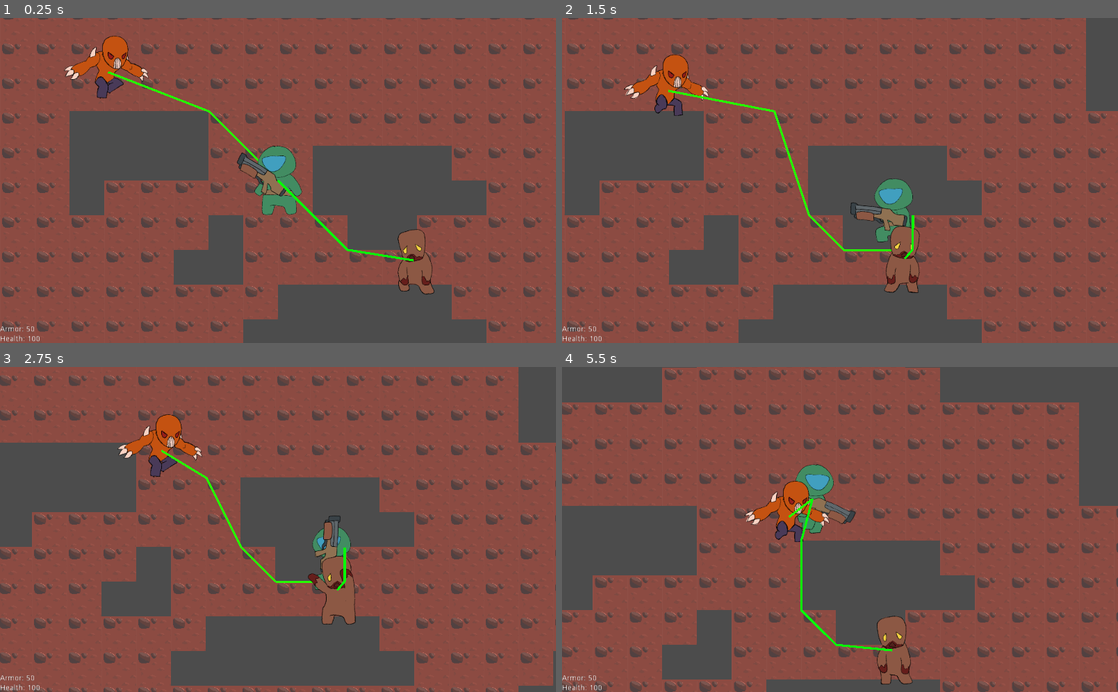
Above: before the commit, frames 1-4 (two rows, left to right).
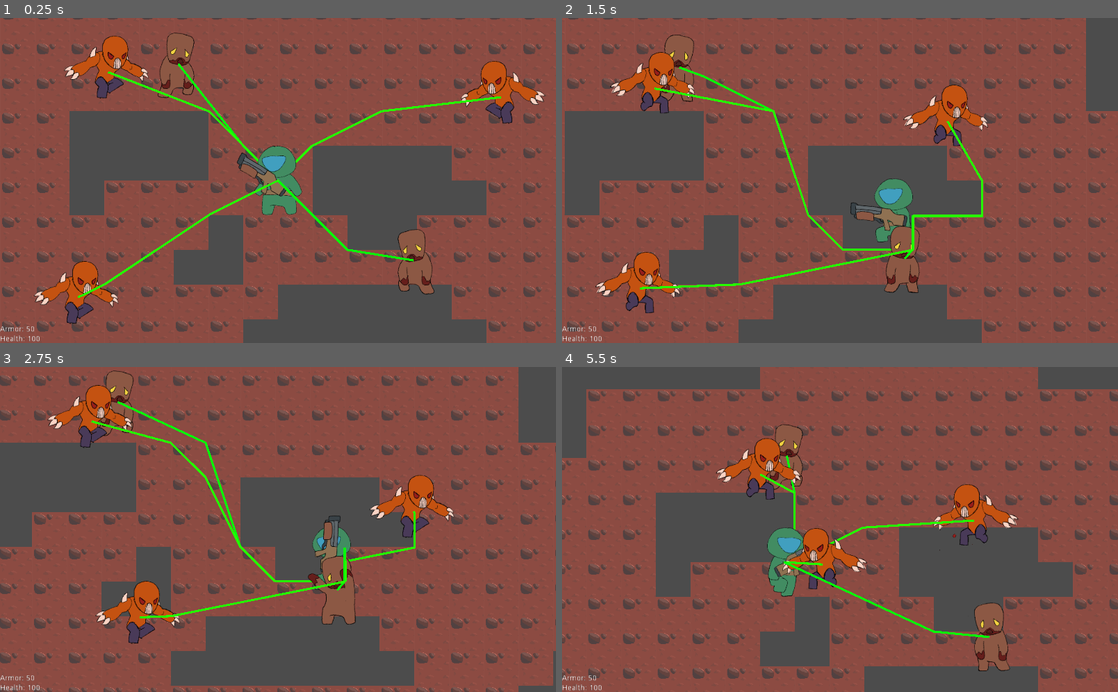
Above: after the commit, the same moments.

Repository: kodumen/de_2d
Game: Godot game, scene res://TestScene/TestScene.tscn
Same seed, same stepped clock (60 frames per second), same inputs: the game is played once before the commit and once after it.
Inputs (mouse positions are in pixels of both pictures, inside the frame that each line leads up to):
- Up to frame 1 (0.25 s): no input
- Up to frame 2 (1.5 s): move the mouse to (962, 164) at 0.52 s; hold D (player_move_right) 0.53-1.28 s; click (962, 164) at 0.6 s; move the mouse to (728, 196) at 1.27 s; hold S (player_move_down) from 1.28 s (still down); click (728, 196) at 1.35 s
- Up to frame 3 (2.75 s): move the mouse to (333, 458) at 2.02 s; release S (player_move_down) at 2.03 s; hold D (player_move_right) from 2.03 s (still down); click (333, 458) at 2.1 s
- Up to frame 4 (5.5 s): move the mouse to (812, 594) at 2.77 s; release D (player_move_right) at 2.78 s; hold W (player_move_up) 2.78-3.53 s; click (812, 594) at 2.85 s; move the mouse to (1006, 578) at 3.52 s; hold A (player_move_left) 3.53-5.03 s; click (1006, 578) at 3.6 s; move the mouse to (673, 480) at 4.27 s; click (673, 480) at 4.35 s; move the mouse to (867, 529) at 5.02 s; hold S (player_move_down) from 5.03 s (still down); click (867, 529) at 5.1 s

The runs differ from the first frame. In frame 1, 3.3% of the frame differs, in the area x 6-99%, y 4-95%; in frame 2, 4.8%; in frame 3, 5.5%; in frame 4, 44%, in the area x 0-100%, y 0-100%.

Commit message:
Disable hitbox colliders on death

Diff:
--- a/Imp/Imp.tscn
+++ b/Imp/Imp.tscn
@@ -42,7 +42,6 @@
 [node name="AnimatedSprite" type="AnimatedSprite" parent="."]
 position = Vector2( 0, -13 )
 frames = SubResource( 2 )
-frame = 1
 playing = true
 script = ExtResource( 8 )
 
--- a/TestScene/TestScene.tscn
+++ b/TestScene/TestScene.tscn
@@ -28,8 +28,17 @@
 [node name="Zombie" parent="World" instance=ExtResource( 2 )]
 position = Vector2( 252.269, 147.998 )
 
+[node name="Zombie2" parent="World" instance=ExtResource( 2 )]
+position = Vector2( -184.997, -216.951 )
+
 [node name="Imp" parent="World" instance=ExtResource( 5 )]
 position = Vector2( -334.677, -208.542 )
 
+[node name="Imp2" parent="World" instance=ExtResource( 5 )]
+position = Vector2( 433.902, -156.407 )
+
+[node name="Imp3" parent="World" instance=ExtResource( 5 )]
+position = Vector2( -390.176, 223.678 )
+
 [node name="HUD" parent="." instance=ExtResource( 3 )]
 player_path = NodePath("../World/Player")
--- a/Zombie/Zombie.gd
+++ b/Zombie/Zombie.gd
@@ -20,7 +20,3 @@
 	if (body == target):
 		print_debug(name + " stops attacking!")
 		state = STATE.MOVING
-
-func _on_Zombie_zombie_dead():
-	$MovementCollision.set_deferred("disabled", true)
-	$HitBox.disabled(true)
--- a/common/Enemy/Enemy.gd
+++ b/common/Enemy/Enemy.gd
@@ -88,7 +88,6 @@
 	# warning-ignore:return_value_discarded
 	connect("state_dead", self, "_on_Enemy_state_dead")
 
-
 	# Should we add another ready hook (e.g. _enemy_ready_final())?
 
 
@@ -113,7 +112,7 @@
 	else:
 		emit_signal("state_idle")
 
-# warning-ignore:return_value_discarded
+	# warning-ignore:return_value_discarded
 	move_and_collide(velocity)
 
 
@@ -164,17 +163,17 @@
 func hit(damage):
 	armor -= damage
 
-	if (armor < 0):
+	if armor < 0:
 		health -= abs(armor)
 		health = max(health, 0)
 		armor = 0
 
 	emit_signal("hit", damage)
 
-	if (health == 0):
-		state = STATE.DEAD
-		emit_signal("state_dead")
+	if health == 0:
+		set_state(STATE.DEAD)
 
 
 func _on_Enemy_state_dead():
 	movement_collider.set_deferred("disabled", true)
+	hit_box.disabled(true)
